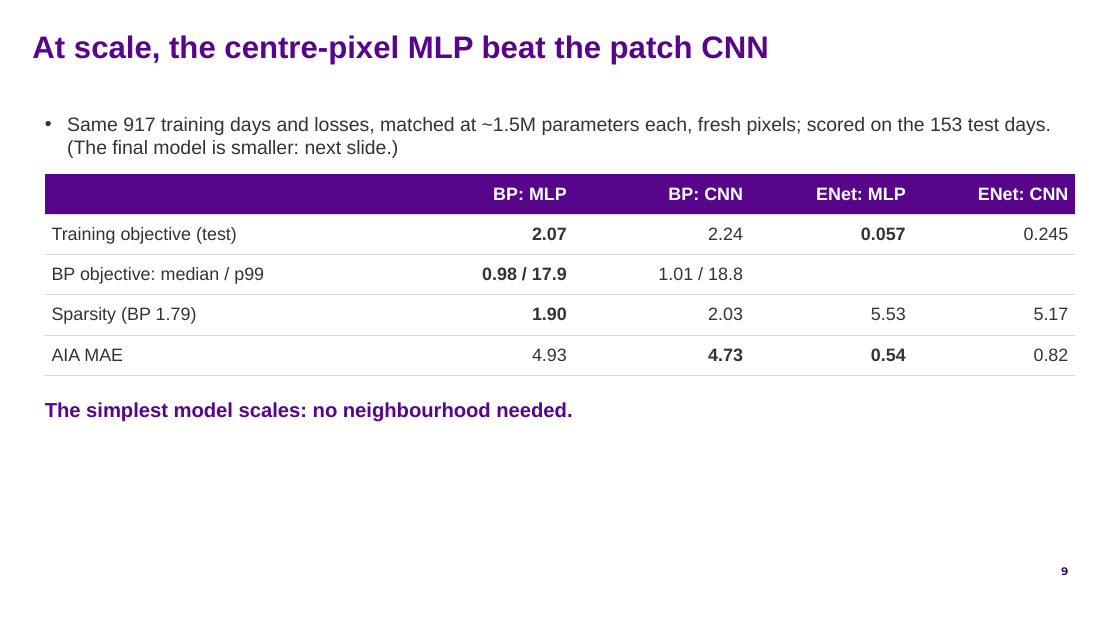
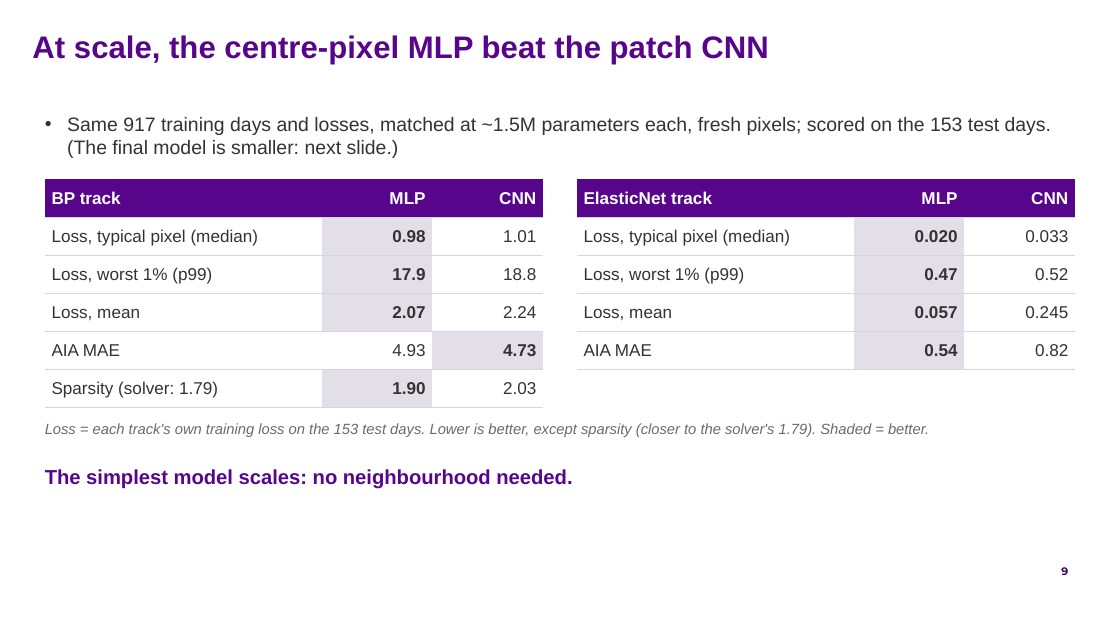
Before and after one commit to FruitPnchSamuraiG/solar-dem-inversion, a slide deck: slide 9 of slides/DEM_deck_v2.pptx. Drawn at 1120x630 pixels with LibreOffice and Linux fonts; fonts in the diff are those of the drawing; background and template pictures are left out. Boxes give left, top, right and bottom in pixels: in the first picture for what was removed or moved away, otherwise in the second. Text is boxed around its words. In the diff, an @@ line names an element or a change of style, - is before the commit and + after.

```diff
--- a/slides/DEM_deck_v2.pptx
+++ b/slides/DEM_deck_v2.pptx
@@ table at box(45, 179, 543, 408) @@
- | BP: MLP | BP: CNN | ENet: MLP | ENet: CNN
-Training objective (test) | 2.07 | 2.24 | 0.057 | 0.245
-BP objective: median / p99 | 0.98 / 17.9 | 1.01 / 18.8 |  | 
-Sparsity (BP 1.79) | 1.90 | 2.03 | 5.53 | 5.17
-AIA MAE | 4.93 | 4.73 | 0.54 | 0.82
+BP track | MLP | CNN
+Loss, typical pixel (median) | 0.98 | 1.01
+Loss, worst 1% (p99) | 17.9 | 18.8
+Loss, mean | 2.07 | 2.24
+AIA MAE | 4.93 | 4.73
+Sparsity (solver: 1.79) | 1.90 | 2.03
@@ table: place and size @@
-table at box(45, 174, 1074, 375)
+table at box(45, 179, 543, 408)
@@ table added at box(577, 179, 1075, 370), 5 rows, 3 columns @@
+ElasticNet track | MLP | CNN
+Loss, typical pixel (median) | 0.020 | 0.033
+Loss, worst 1% (p99) | 0.47 | 0.52
+Loss, mean | 0.057 | 0.245
+AIA MAE | 0.54 | 0.82
@@ text added at box(45, 423, 929, 437), 9.5 pt, text #6B6B6B, italic @@
+Loss = each track's own training loss on the 153 test days. Lower is better, except sparsity (closer to the solver's 1.79). Shaded = better.
@@ text "The simplest model scales: no ...": place and size @@
-text "The simplest model scales: no ..." at box(45, 402, 572, 422)
+text "The simplest model scales: no ..." at box(45, 469, 572, 489)
```
Also in this commit, not shown: 9 other slides changed, 6 other files.
